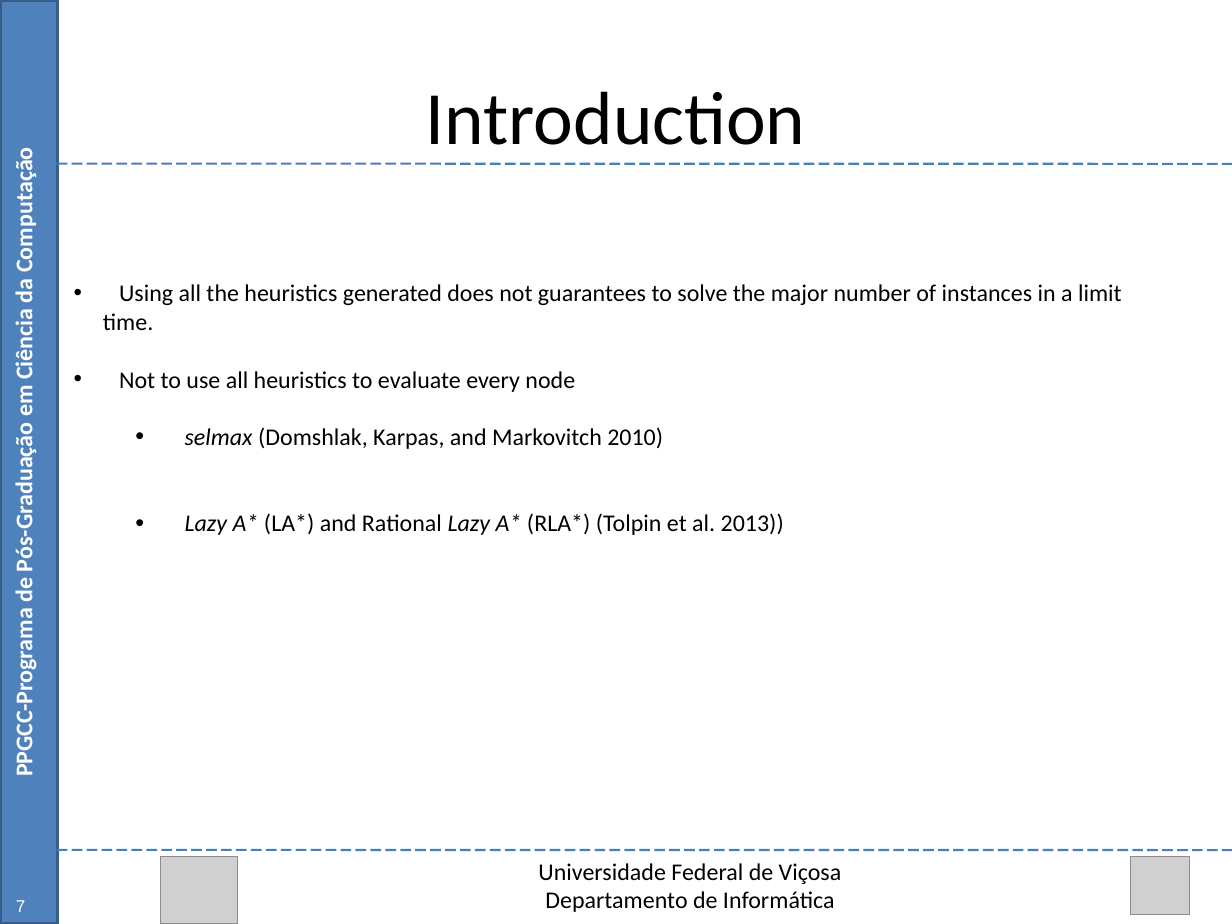
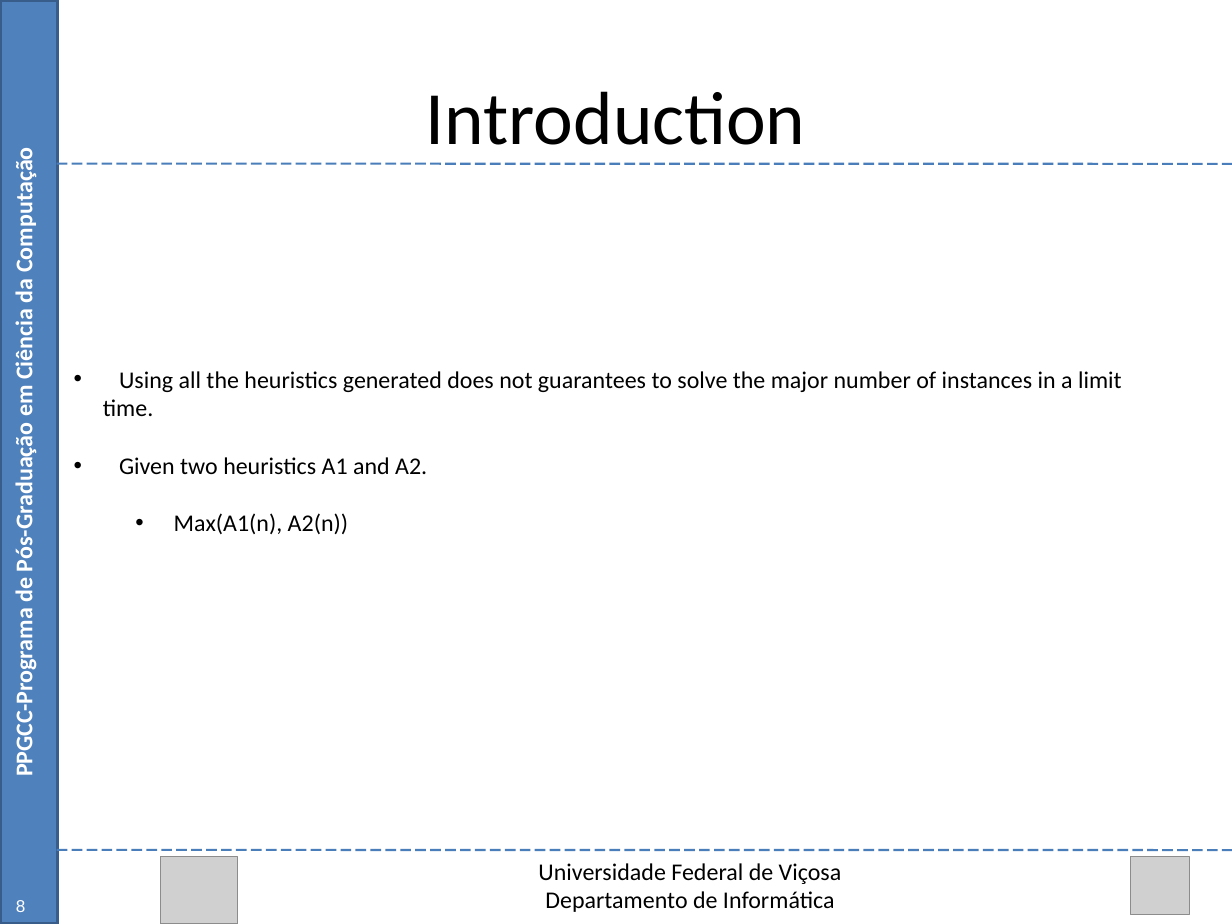
Before and after one commit to Marvinsky/research-marvin, a slide deck: slide 8 of latex/odp/selection heuristics.odp (slide 7 before the commit). Drawn at 1232x924 pixels with LibreOffice and Linux fonts; fonts in the diff are those of the drawing; grey boxes stand for pictures. Boxes give left, top, right and bottom in pixels: in the first picture for what was removed or moved away, otherwise in the second. Text is boxed around its words. In the diff, an @@ line names an element or a change of style, - is before the commit and + after.

Commit message:
10/09/15 update selection heuristics

```diff
--- a/latex/odp/selection heuristics.odp
+++ b/latex/odp/selection heuristics.odp
@@ text at bbox=[119, 457, 427, 534]: text changed @@
-• Not to use all heuristics to evaluate every node
-  • selmax (Domshlak, Karpas, and Markovitch 2010)
-  • Lazy A* (LA*) and Rational Lazy A* (RLA*) (Tolpin et al. 2013))
+• Given two heuristics A1 and A2.
+  • Max(A1(n), A2(n))
@@ page number at bbox=[16, 900, 26, 912]: text changed @@
-7
+8
```
Also in this commit, not shown: 9 other slides changed, 2 slides added.
